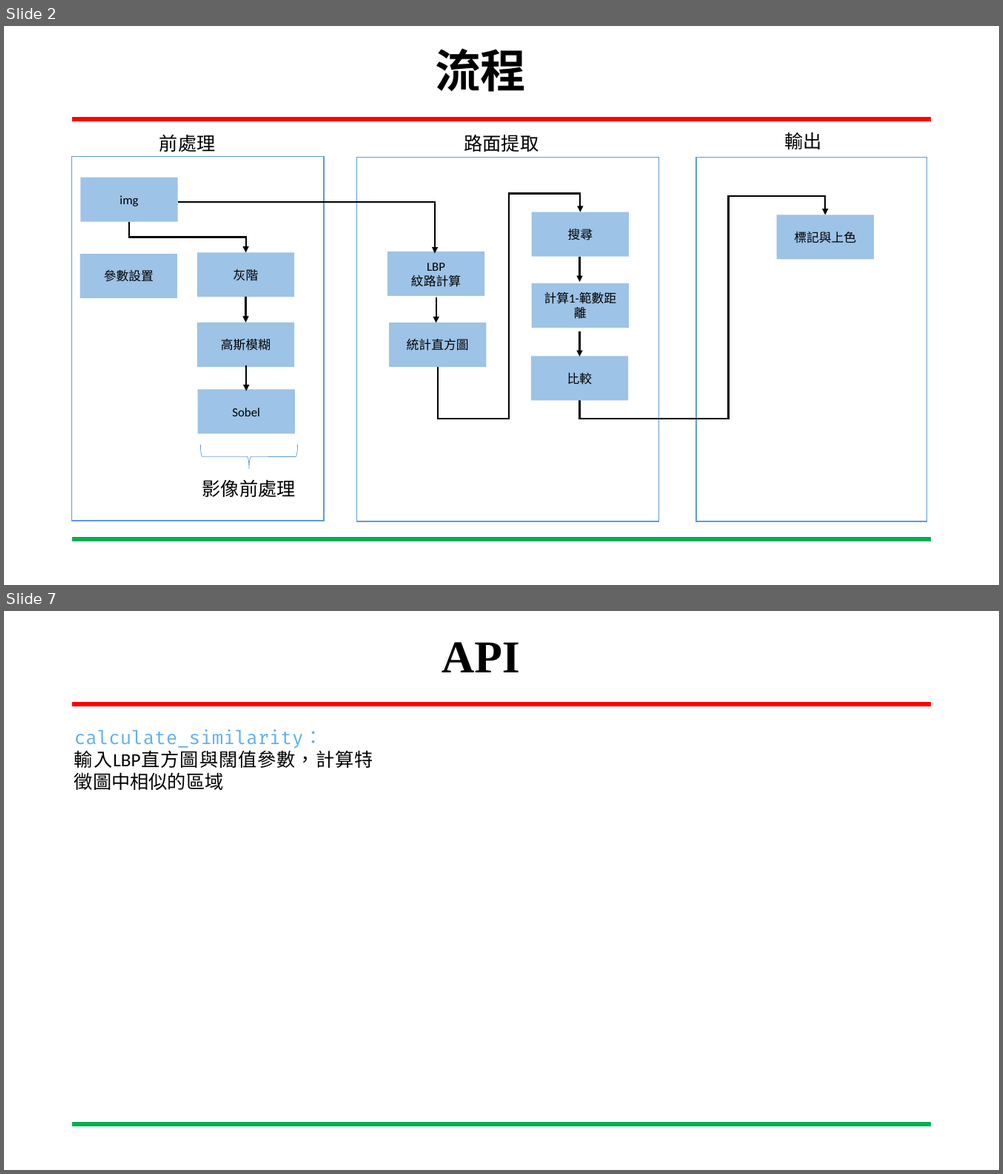
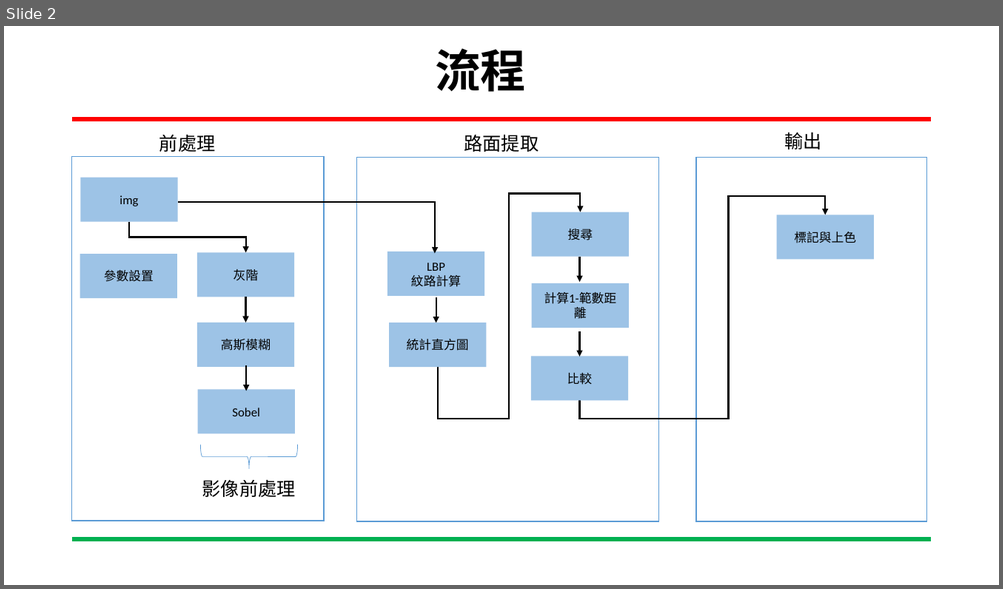
Before and after one commit to CCH147/113embedded-image, a slide deck: 嵌入式影像處理_1107.pptx. Shown one above the other, each under a label of ours: slides 2 and 7 before the commit, slide 2 after it; the slides between them are not shown. The pictures are 1003x1174 and 1003x589 pixels, drawn with LibreOffice and Linux fonts; fonts in the diff are those of the drawing; background and template pictures are left out. Boxes give left, top, right and bottom in pixels: in the first picture for what was removed or moved away, otherwise in the second. Text is boxed around its words. In the diff, an @@ line names an element or a change of style, - is before the commit and + after.

```diff
--- a/嵌入式影像處理_1107.pptx
+++ b/嵌入式影像處理_1107.pptx
@@ slide 7 removed at [4, 611, 999, 1170], background #FFFFFF; not listed: 2 template elements that a slide beside it also shows @@
@@ title removed at [441, 642, 520, 672] @@
-API
@@ text removed at [74, 729, 373, 790] @@
-calculate_similarity：
-輸入LBP直方圖與闊值參數，計算特徵圖中相似的區域
```
Also in this commit, not shown: 3 slides changed, 3 slides added, 3 other slides removed.
